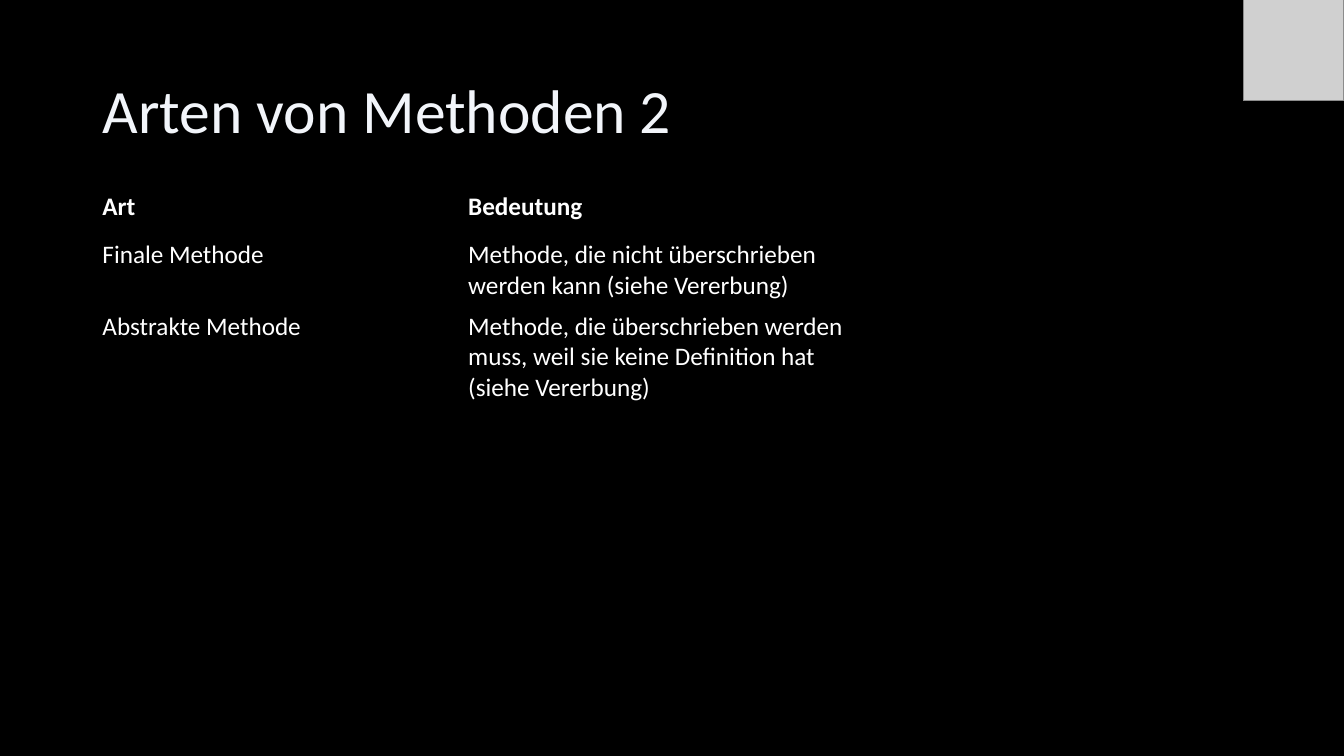
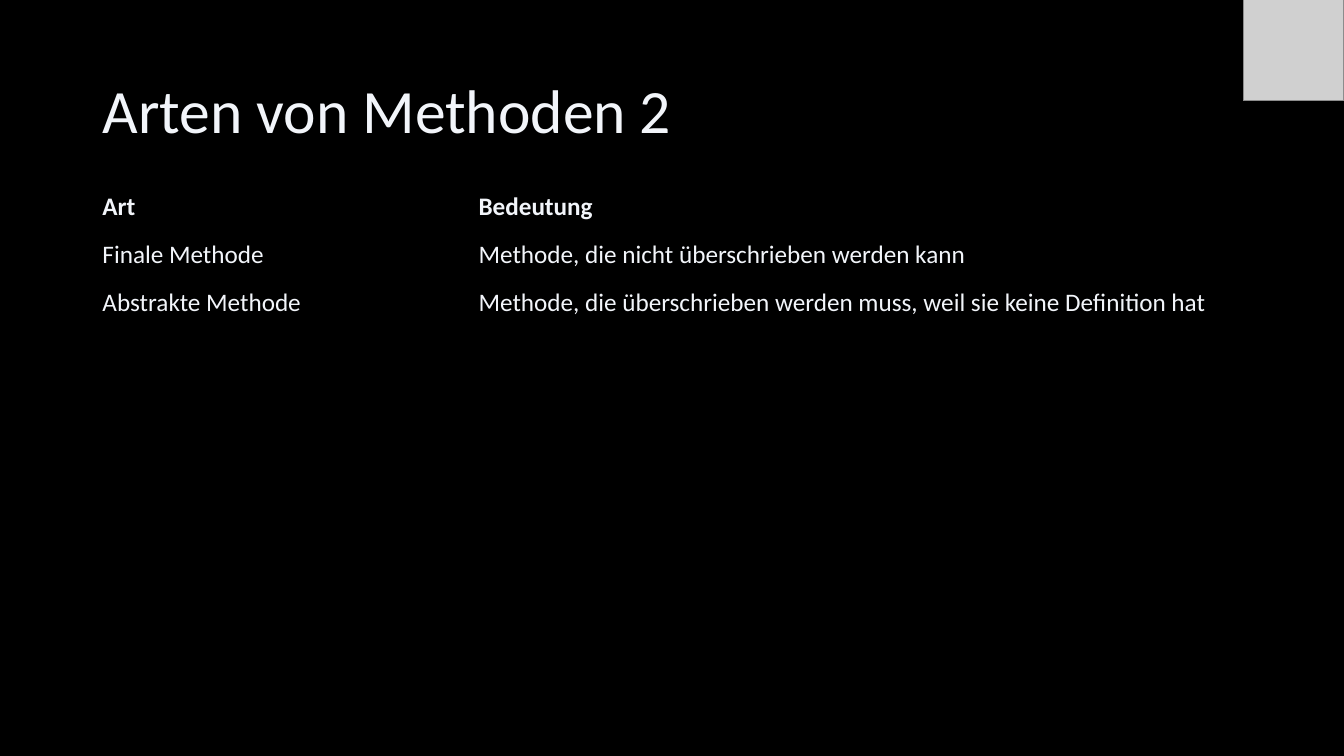
Before and after one commit to Cactusroot/Java, a slide deck: slide 69 of src/Java.pptx (slide 64 before the commit). Drawn at 1344x756 pixels with LibreOffice and Linux fonts; fonts in the diff are those of the drawing; grey boxes stand for pictures. Boxes give left, top, right and bottom in pixels: in the first picture for what was removed or moved away, otherwise in the second. Text is boxed around its words. In the diff, an @@ line names an element or a change of style, - is before the commit and + after.

```diff
--- a/src/Java.pptx
+++ b/src/Java.pptx
@@ table at (93, 187, 1244, 331) @@
-column 2: Bedeutung | Methode, die nicht überschrieben werden kann (siehe Vererbung) | Methode, die überschrieben werden muss, weil sie keine Definition hat (siehe Vererbung)
-column 3:  |  | 
+column 2: Bedeutung | Methode, die nicht überschrieben werden kann | Methode, die überschrieben werden muss, weil sie keine Definition hat
@@ table: place and size @@
-table at (93, 187, 1253, 406)
+table at (93, 187, 1244, 331)
```
Also in this commit, not shown: 58 other slides changed, 9 slides added, 3 slides removed, 8 other files.
